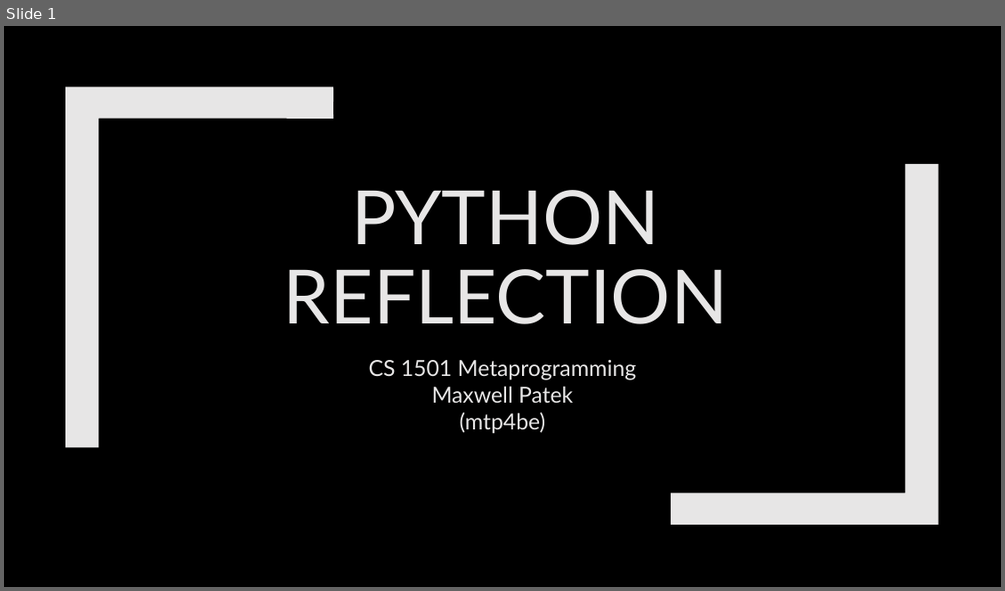
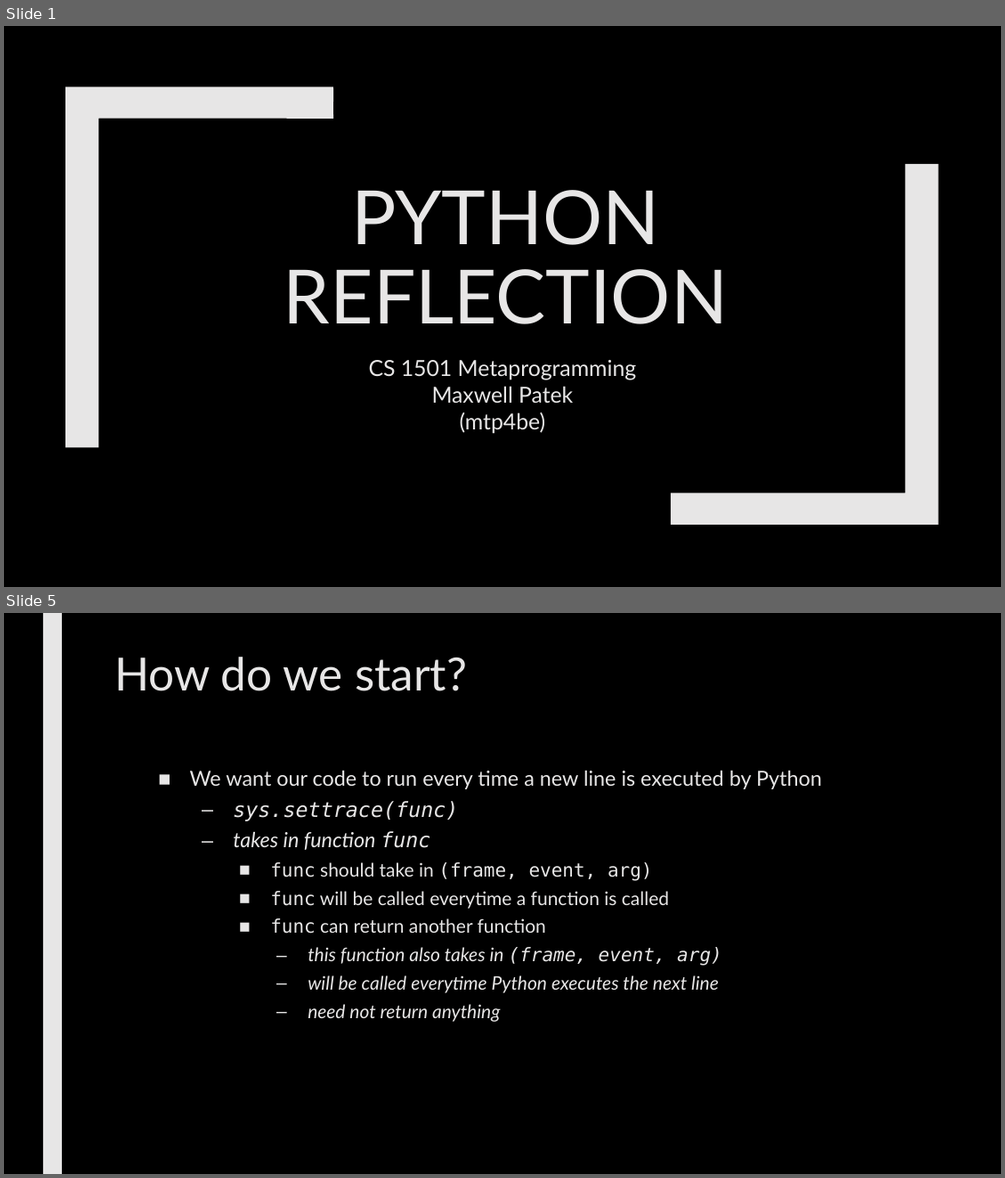
Before and after one commit to max7patek/metaprogramming, a slide deck: slides/06-PythonReflection.pptx. Shown one above the other, each under a label of ours: slide 1 before the commit, slides 1 and 5 after it; the slides between them are not shown. The pictures are 1005x591 and 1005x1178 pixels, drawn with LibreOffice and Linux fonts; fonts in the diff are those of the drawing. Boxes give left, top, right and bottom in pixels: in the first picture for what was removed or moved away, otherwise in the second. Text is boxed around its words. In the diff, an @@ line names an element or a change of style, - is before the commit and + after.

Commit message:
Finished draft of Python Reflection.

```diff
--- a/slides/06-PythonReflection.pptx
+++ b/slides/06-PythonReflection.pptx
@@ slide 5 added at (4, 613, 1001, 1174), background #000000 @@
@@ rectangle added at (43, 613, 62, 1174), fill #E7E6E6 @@
@@ title added at (114, 657, 467, 691), 44 pt, text #E7E6E6 @@
+How do we start?
@@ text added at (190, 770, 822, 1022), 18 pt, text #E7E6E6 @@
+■ We want our code to run every time a new line is executed by Python
+  – sys.settrace(func)
+  – takes in function func
+    ■ func should take in (frame, event, arg)
+    ■ func will be called everytime a function is called
+    ■ func can return another function
+      – this function also takes in (frame, event, arg)
+      – will be called everytime Python executes the next line
+      – need not return anything
```
Also in this commit, not shown: 3 slides changed, 26 other slides added, 1 other file.
